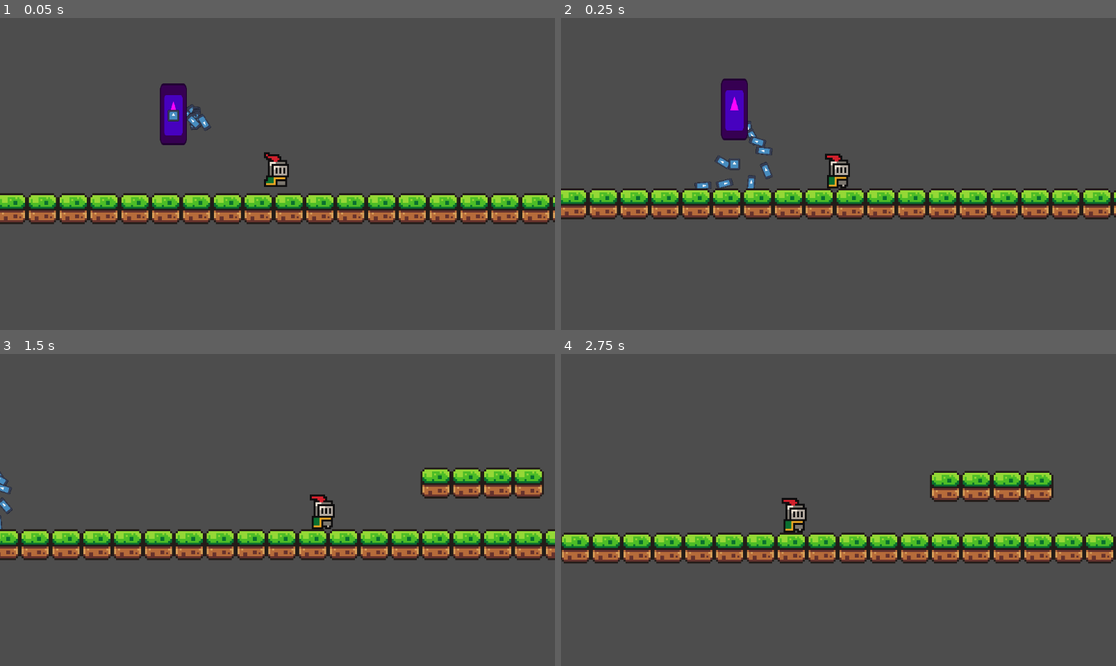
Above: before the commit, frames 1-4 (two rows, left to right).
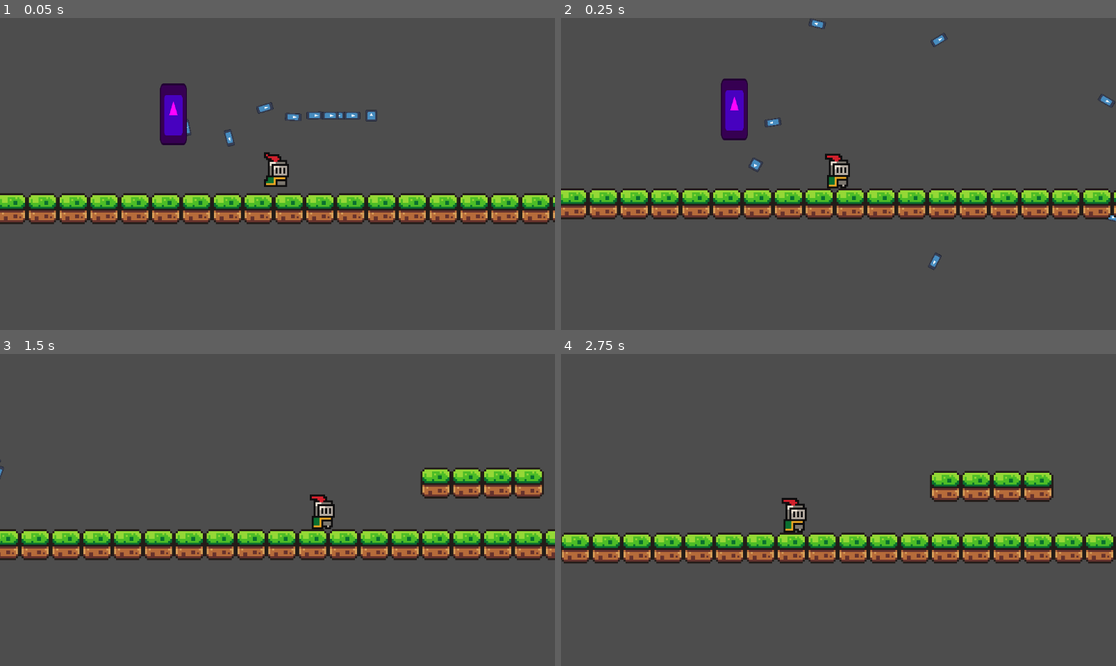
Above: after the commit, the same moments.

Repository: nbrwn/tether
Game: Godot game, scene res://scenes/game.tscn
Same seed, same stepped clock (60 frames per second), same inputs: the game is played once before the commit and once after it. The engine's default icon, where the game draws it, is replaced by a stand-in: a white triangle on a blue panel in a dark square.
Inputs:
- Up to frame 1 (0.05 s): no input
- Up to frame 2 (0.25 s): no input
- Up to frame 3 (1.5 s): tap Enter (ui_accept) at 0.5, 0.77 s; hold Right (ui_right) from 0.53 s (still down)
- Up to frame 4 (2.75 s): tap Enter (ui_accept) at 1.52 s; release Right (ui_right) at 2.03 s; hold Left (ui_left) from 2.03 s (still down)

The runs differ from the first frame. In frame 1, 0.6% of the frame differs, in the area x 30-68%, y 26-42%; in frame 2, 0.7%, in the area x 24-100%, y 0-81%; in frame 3, 0.1%; in frame 4, nothing differs.

Commit message:
further tinkered with generate_tether() but not fully debugged

Diff:
--- a/new-game-project/scenes/Tether.tscn
+++ b/new-game-project/scenes/Tether.tscn
@@ -33,6 +33,7 @@
 
 [node name="HeadToSegmentPinJoint" type="PinJoint2D" parent="TetherHead"]
 position = Vector2(-3, 0)
+node_b = NodePath("..")
 
 [node name="HeadCollider" type="CollisionShape2D" parent="TetherHead" groups=["TetherHead"]]
 shape = SubResource("CircleShape2D_qmrso")
--- a/new-game-project/scripts/tether.gd
+++ b/new-game-project/scripts/tether.gd
@@ -18,9 +18,10 @@
 		var tether_segment_instance = tether_segment.instantiate()
 		tether_segment_instance.get_node("SegmentPinJoint").node_a = previous_point.get_path()
 		add_child(tether_segment_instance)
-		offset += 2
+		offset += 10
 		tether_segment_instance.transform = Transform2D(0.0, Vector2(offset, 0))
+		tether_segment_instance.rotation_degrees = 90
 		tether_segments.append(tether_segment_instance)
 		previous_point = tether_segment_instance
-	$TetherHead.transform = Transform2D(0.0, Vector2(0, 0))
+	$TetherHead.transform = Transform2D(0.0, Vector2(offset + 10, 0))
 	$TetherHead/HeadToSegmentPinJoint.node_a = previous_point.get_path()
